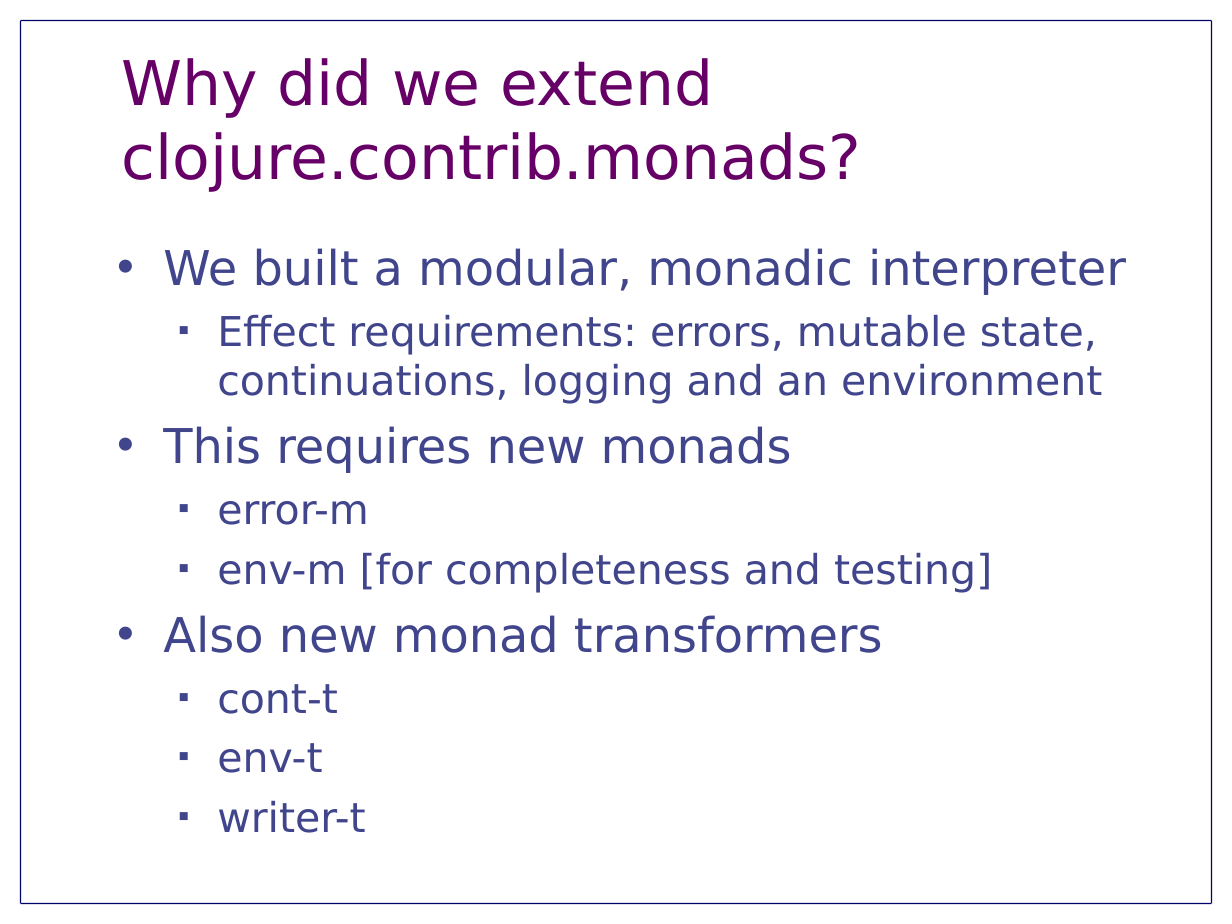
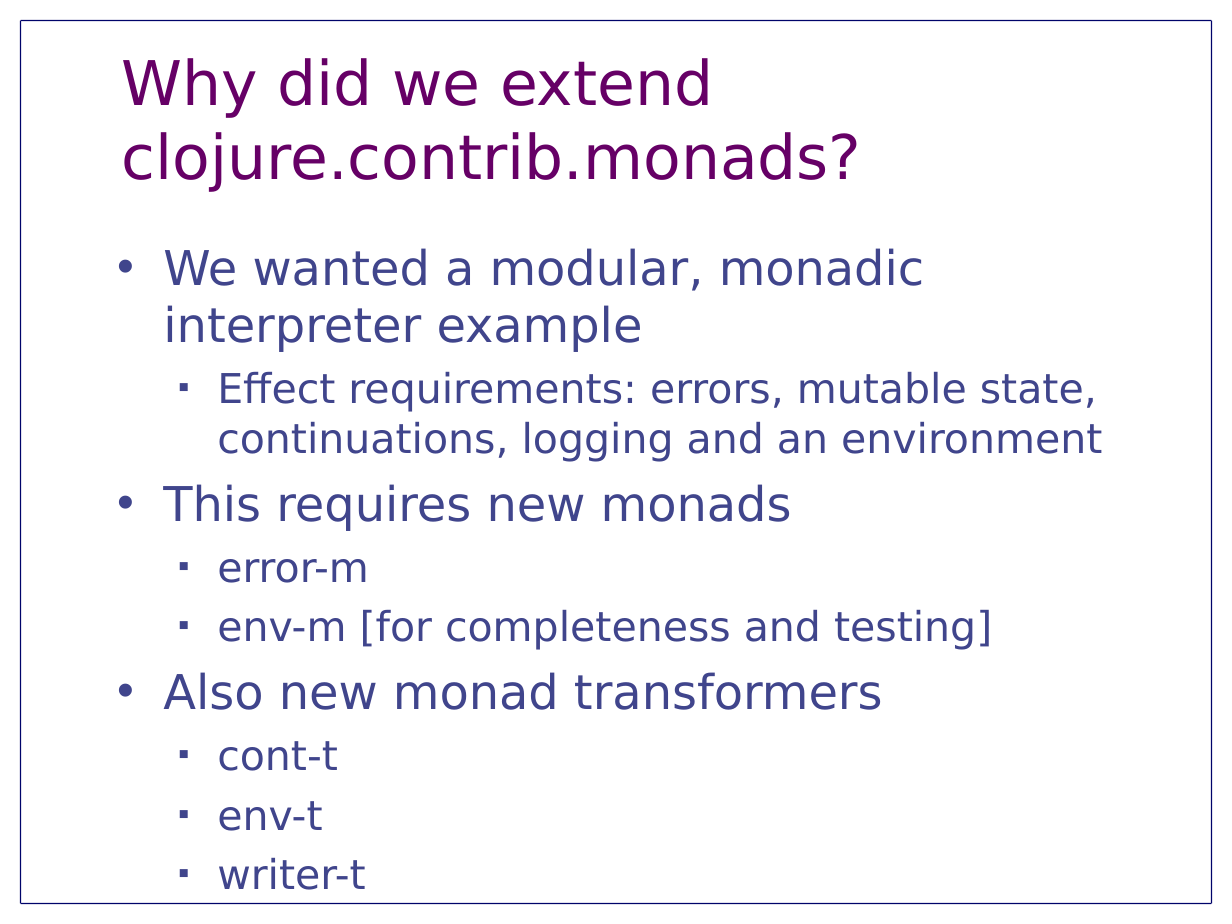
Before and after one commit to jnewbern/monad-tutorial, a slide deck: slide 1 of slides/NewMonads.odp. Drawn at 1232x924 pixels with LibreOffice and Linux fonts; fonts in the diff are those of the drawing. Boxes give left, top, right and bottom in pixels: in the first picture for what was removed or moved away, otherwise in the second. Text is boxed around its words. In the diff, an @@ line names an element or a change of style, - is before the commit and + after.

```diff
--- a/slides/NewMonads.odp
+++ b/slides/NewMonads.odp
@@ text at (x1=163, y1=248, x2=924, y2=352): text changed @@
-• We built a modular, monadic interpreter
+• We wanted a modular, monadic interpreter example
```
Also in this commit, not shown: 2 other slides changed, 1 other file.
